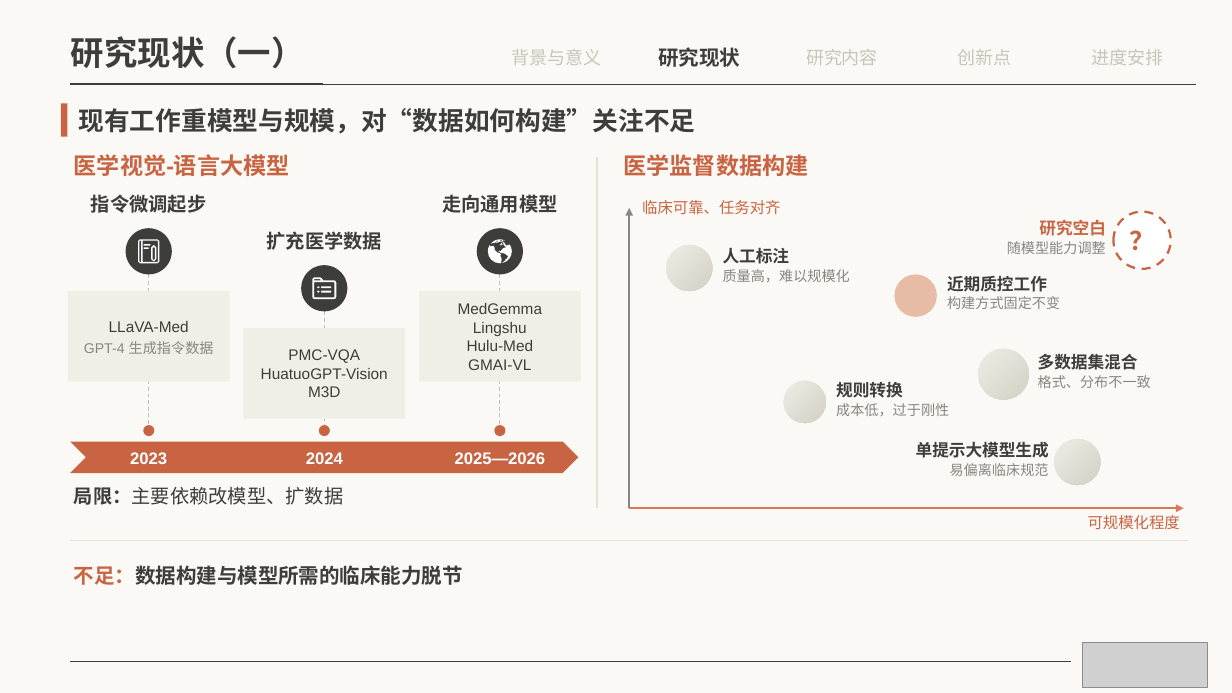
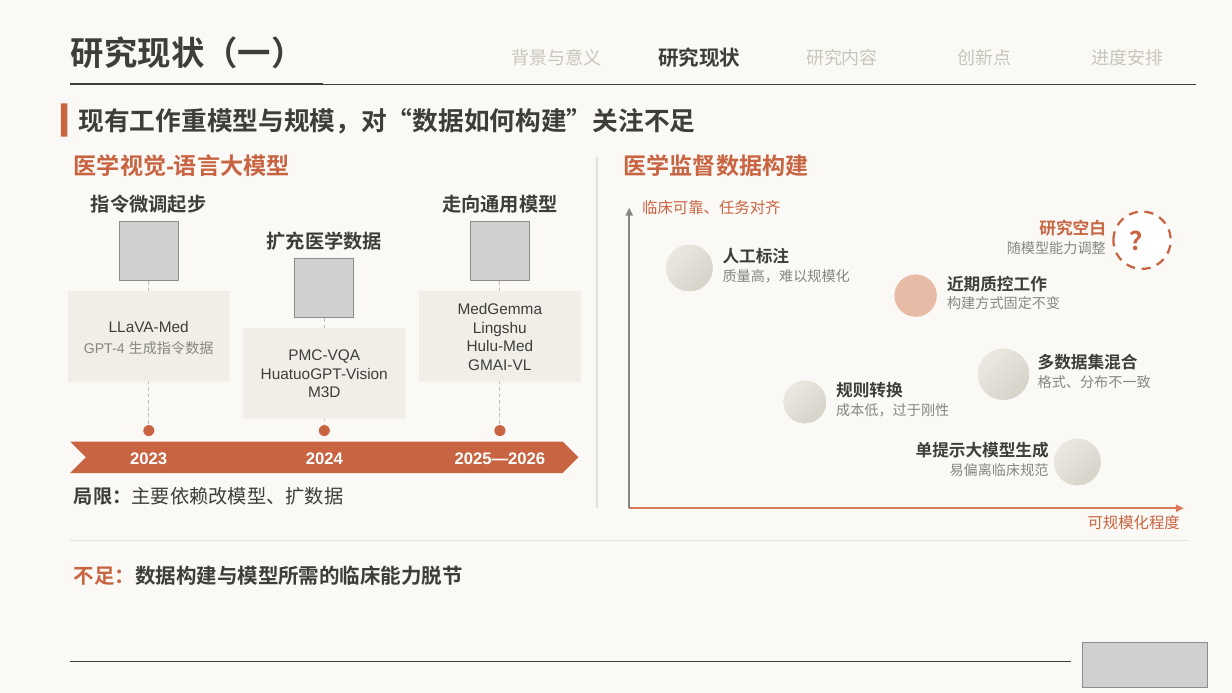
Before and after one commit to irving-2222/Graduation-Thesis, a slide deck: slide 9 of 开题答辩.pptx. Drawn at 1232x693 pixels with LibreOffice and Linux fonts; fonts in the diff are those of the drawing; grey boxes stand for pictures. Boxes give left, top, right and bottom in pixels: in the first picture for what was removed or moved away, otherwise in the second. Text is boxed around its words. In the diff, an @@ line names an element or a change of style, - is before the commit and + after.

```diff
--- a/开题答辩.pptx
+++ b/开题答辩.pptx
@@ ellipse: place and size @@
-ellipse at [126,228,172,274]
+ellipse at [119,222,178,281]
@@ picture added at [119,222,178,281] @@
@@ ellipse: place and size @@
-ellipse at [477,228,523,274]
+ellipse at [470,222,530,281]
@@ picture added at [470,222,530,281] @@
@@ freeform shape removed at [488,239,512,263] @@
@@ group removed at [138,239,159,263]: 2 freeform shapes, 2 rectangles @@
@@ fill #3D3D3A to #CC785C in 3 elements at [470,222,530,281], [119,222,178,281], [295,259,354,318] @@
@@ ellipse: place and size @@
-ellipse at [301,265,348,311]
+ellipse at [295,259,354,318]
@@ picture added at [295,259,354,318] @@
@@ freeform shape removed at [312,277,336,299] @@
@@ freeform shape removed at [317,287,332,293] @@
```
Also in this commit, not shown: 12 other slides changed, 1 other file.
